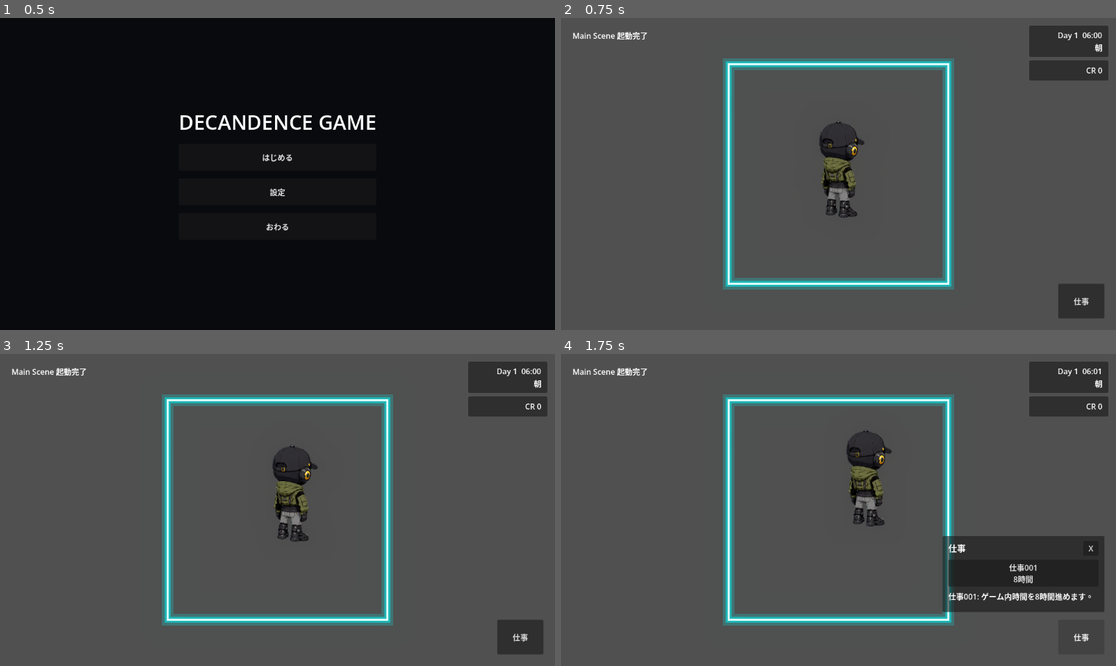
Above: before the commit, frames 1-4 (two rows, left to right).
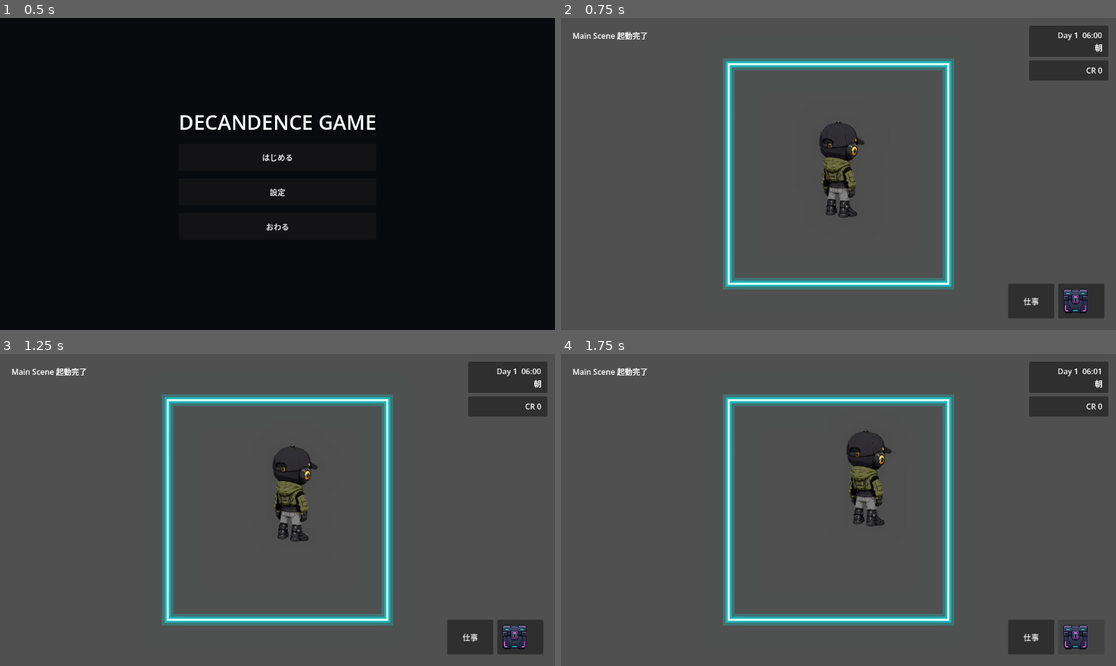
Above: after the commit, the same moments.

Repository: grimoire1089-coder/optimistic
Game: Godot game, scene res://Scenes/Boot/TitleScene.tscn
Two runs of this game, one before a commit and one after it. Both use one fixed random seed, a clock stepped at 60 frames per second and the inputs below.
Inputs (mouse positions are in pixels of both pictures, inside the frame that each line leads up to):
- Up to frame 1 (0.5 s): no input
- Up to frame 2 (0.75 s): click "はじめる" at 0.5 s
- Up to frame 3 (1.25 s): no input
- Up to frame 4 (1.75 s): click (1082, 637) at 1.25 s

Frame 1 is identical in both runs. In frame 2, 1.1% of the frame differs, in the area x 80-96%, y 85-97%; in frame 3, 1.1%; in frame 4, 8.1%, in the area x 68-98%, y 58-97%.

Commit message:
Add inventory button to main HUD

Diff:
--- a/Scenes/Main/MainScene.tscn
+++ b/Scenes/Main/MainScene.tscn
@@ -9,6 +9,7 @@
 [ext_resource type="PackedScene" path="res://Scenes/UI/HUD/AICharacterHud.tscn" id="6_ai_character_hud"]
 [ext_resource type="PackedScene" path="res://Scenes/UI/HUD/WorkCreditButton.tscn" id="7_work_credit_button"]
 [ext_resource type="PackedScene" path="res://Scenes/UI/HUD/WorkMenu.tscn" id="8_work_menu"]
+[ext_resource type="PackedScene" path="res://Scenes/UI/HUD/InventoryButton.tscn" id="9_inventory_button"]
 
 [sub_resource type="Environment" id="Environment_ctt6t"]
 glow_enabled = true
@@ -41,3 +42,7 @@
 [node name="WorkMenu" parent="CanvasLayer" unique_id=603449311 instance=ExtResource("8_work_menu")]
 
 [node name="WorkCreditButton" parent="CanvasLayer" unique_id=44562355 instance=ExtResource("7_work_credit_button")]
+offset_left = -224.0
+offset_right = -128.0
+
+[node name="InventoryButton" parent="CanvasLayer" instance=ExtResource("9_inventory_button")]
